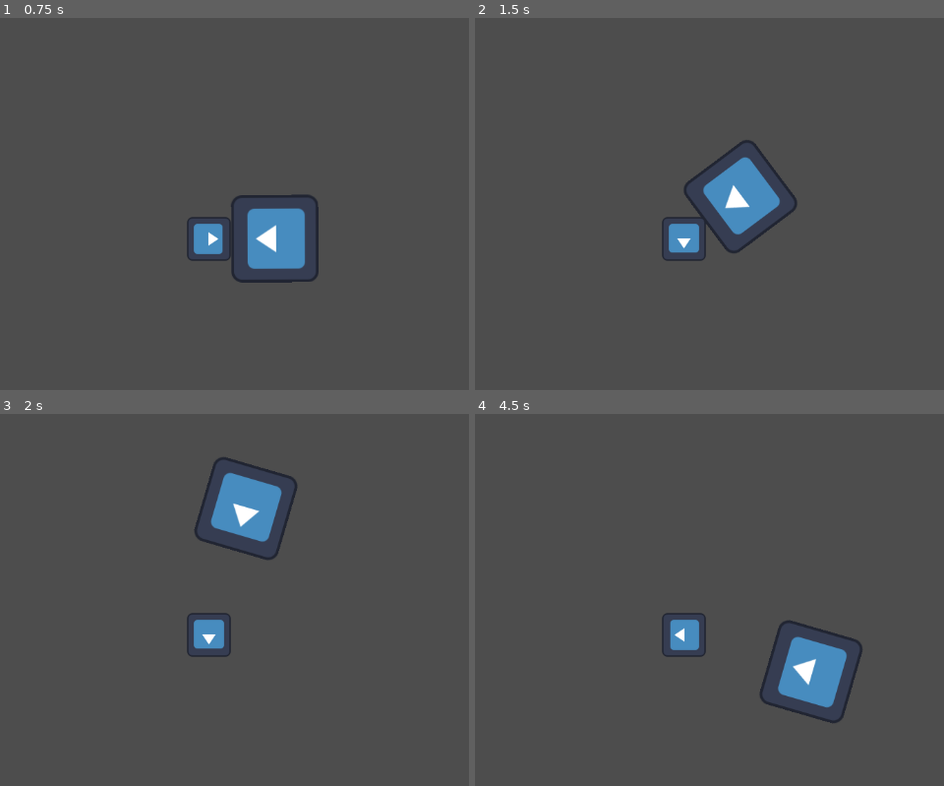
Above: before the commit, frames 1-4 (two rows, left to right).
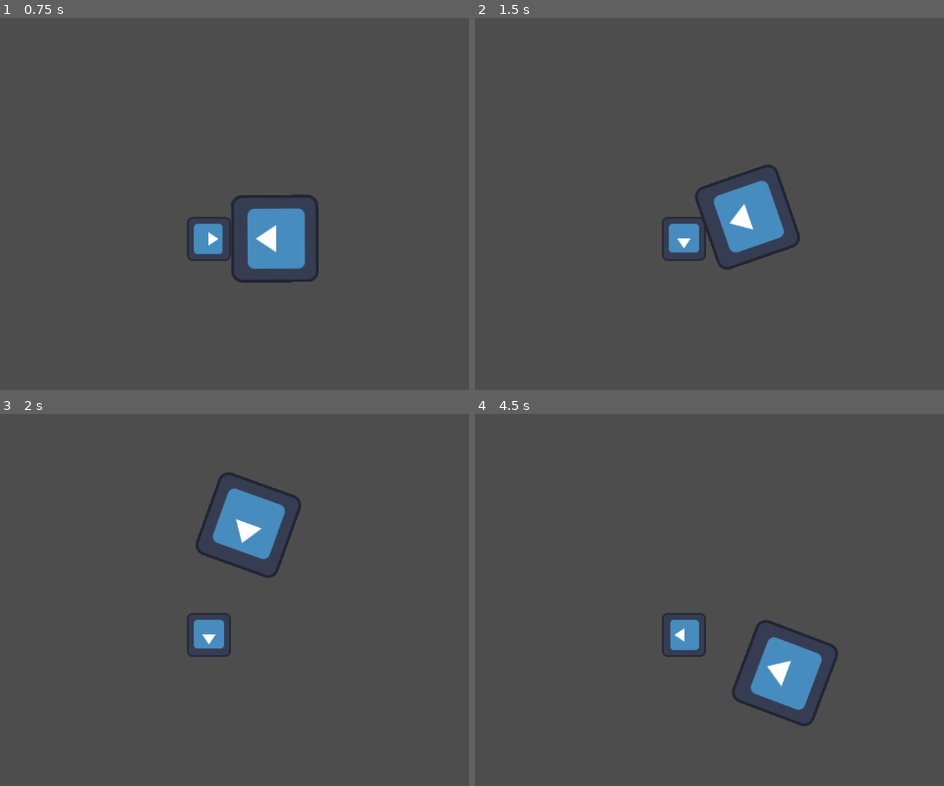
Above: after the commit, the same moments.

Repository: questionmark5482/Beat-Hunter
Game: Godot game, scene res://Scenes/stage.tscn
Same seed, same stepped clock (60 frames per second), same inputs: the game is played once before the commit and once after it. The engine's default icon, where the game draws it, is replaced by a stand-in: a white triangle on a blue panel in a dark square.
Inputs:
- Up to frame 1 (0.75 s): tap Enter at 0.5 s; hold Right (ui_right) from 0.53 s (still down); hold J (attack) from 0.53 s (still down)
- Up to frame 2 (1.5 s): tap Space (dance) at 0.8, 1.25, 1.35 s; release Right (ui_right) at 1.28 s; release J (attack) at 1.28 s; hold Down (ui_down) from 1.28 s (still down)
- Up to frame 3 (2 s): keep holding Down (ui_down); tap K (defend) at 1.55 s
- Up to frame 4 (4.5 s): release Down (ui_down) at 2.03 s; hold Right (ui_right) 2.03-2.78 s; hold K (defend) 2.03-2.78 s; tap L (dodge) at 2.3, 2.85 s; hold Up (ui_up) 2.78-3.53 s; tap J (attack) at 3.05 s; hold J (attack) 3.53-4.28 s; hold Left (ui_left) from 3.53 s (still down); tap Space (dance) at 3.8, 4.35 s

Frame 1 is identical in both runs. In frame 2, 2.8% of the frame differs, in the area x 44-70%, y 32-68%; in frame 3, 2.7%; in frame 4, 3.2%, in the area x 54-83%, y 55-84%.
Error before the commit: Invalid call. Nonexistent function 'is_on_beat' in base 'Node2D (Beats_manager)'. (res://Scripts/Player_state_machine.gd:90)

Commit message:
Input finished

Diff:
--- a/Custom resources/Attack0.tres
+++ b/Custom resources/Attack0.tres
@@ -9,3 +9,4 @@
 damage = 1
 range = 1.0
 angle = 0.0
+delay_beat = 1
--- a/Scripts/BeatsManager.gd
+++ b/Scripts/BeatsManager.gd
@@ -12,8 +12,8 @@
 var current_beat_time: float
 var previous_time = 0
 
-var input_tolerance: float = 1. / 8.   # in the unit of beat!
-var input_bias: float = 0              # in the unit of second!
+var input_tolerance: float = 1. / 6.   # in the unit of beat!
+var input_bias: float = 0.06              # in the unit of second!
 # If  on-beat_time - tolerance * beat_interval < input_time - bias < on-beat_time, then input_time is on beat
 
 signal beat_information(current_beat)
@@ -26,6 +26,8 @@
 	beat_timer.start()
 	start_time = Time.get_unix_time_from_system()
 	audio_player = get_node("AudioStreamPlayer")
+
+#	print(input_tolerance)
 
 
 
@@ -53,7 +55,7 @@
 # Callbacks
 func _on_timer_timeout():
 	current_beat += 1
-#	audio_player.play()
+	audio_player.play()
 	current_beat_time = Time.get_unix_time_from_system() - start_time
 #	print("Beat!")
 	beat_information.emit(current_beat)
--- a/Scripts/Player_state_machine.gd
+++ b/Scripts/Player_state_machine.gd
@@ -14,6 +14,7 @@
 var current_substate: String
 
 var input_beat: int = -2
+var input_locked: bool = false
 
 const STATE_RUN = "run"
 const STATE_DANCE = "dance"
@@ -51,8 +52,11 @@
 	# Connect signals:
 	health_bar.health_changed.connect(_on_health_changed)
 	weapon.fired.connect(_on_weapon_fired)
+	beats_manager.beat_information.connect(_on_beat)
+
 
 func _physics_process(delta):
+#	print(str(beats_manager.calculate_input_beat(Time.get_unix_time_from_system())))
 	match current_state:
 		STATE_RUN:
 			handle_run_state(delta)
@@ -86,25 +90,14 @@
 	pass
 
 func _input(event):
-	if event.is_action("dance") or event.is_action("attack") or event.is_action("defend") or event.is_action("dodge"):
-		if beats_manager.is_on_beat(Time.get_unix_time_from_system()):
-			match current_state:
-				STATE_RUN:
-					handle_run_state_input(event)
-				STATE_DANCE:
-					handle_dance_state_input(event)
-		else:
-			print("Input not on beat!")
-
-#	match current_state:
-#		STATE_RUN:
-#			handle_run_state_input(event)
-#		STATE_DANCE:
-##			handle_dance_state_input(event)
-
+	match current_state:
+		STATE_RUN:
+			handle_run_state_input(event)
+		STATE_DANCE:
+			handle_dance_state_input(event)
 
 func handle_run_state_input(event):
-	if event.is_action("dance"):
+	if event.is_action_pressed("dance"):
 #		print("Enter Dance State")
 		current_state = STATE_DANCE
 		current_substate = SUBSTATE_IDLE
@@ -113,20 +106,31 @@
 	if event.is_action_released("dance"):
 #		print("Exit Dance State")
 		current_state = STATE_RUN
-	match current_substate:
-		SUBSTATE_IDLE:
-			handle_idle_substate_input(event)
-		SUBSTATE_ATTACK:
-			handle_attack_substate_input(event)
-		SUBSTATE_DEFEND:
-			handle_defend_substate_input(event)
-		SUBSTATE_DODGE:
-			handle_dodge_substate_input(event)
+		return
+	if is_dance_input(event):
+		if input_locked:
+			print("Input locked!")
+			return
+		else:
+			input_beat = beats_manager.calculate_input_beat(Time.get_unix_time_from_system())
+			if input_beat == -1:
+				print("Dance input, not on beat!")
+				input_locked = true
+			else:
+				print("Dance input, on beat no. " + str(input_beat) + "!")
+				match current_substate:
+					SUBSTATE_IDLE:
+						handle_idle_substate_input(event)
+					SUBSTATE_ATTACK:
+						handle_attack_substate_input(event)
+					SUBSTATE_DEFEND:
+						handle_defend_substate_input(event)
+					SUBSTATE_DODGE:
+						handle_dodge_substate_input(event)
 
 func handle_idle_substate_input(event):
 	if event.is_action_pressed("attack"):
 		current_substate = SUBSTATE_ATTACK
-		print("starting attack")
 		weapon.start_attack(beats_manager.calculate_input_beat(Time.get_unix_time_from_system()))
 	if event.is_action_pressed("defend"):
 		current_substate = SUBSTATE_DEFEND
@@ -142,7 +146,11 @@
 func handle_dodge_substate_input(event):
 	pass
 
-
+func is_dance_input(event) -> bool:
+	if event.is_action_pressed("attack") or event.is_action_pressed("defend") or event.is_action_pressed("dodge"):
+		return true
+	else:
+		return false
 
 
 
@@ -152,3 +160,13 @@
 
 func _on_weapon_fired(damaged_bodies, damage):
 	current_substate = SUBSTATE_IDLE
+
+func _on_beat(current_beat):
+	input_locked = false
+#	print("current beat is " + str(current_beat))
+#	print_state_machine()
+	pass
+
+# Debug:
+func print_state_machine():
+	print("Current state is: " + current_state + ", current substate is: " + current_substate + ".")
--- a/Scripts/Resource scripts/Health_bar.gd
+++ b/Scripts/Resource scripts/Health_bar.gd
@@ -22,7 +22,7 @@
 func decrease_health(amount: int):
 	current_health -= amount
 	if current_health <= 0:
-		print("Health <= 0!")
+#		print("Health <= 0!")
 		current_health = 0
 	show_health_status()
 	health_changed.emit()
@@ -45,4 +45,5 @@
 		current_health = max_health
 
 func show_health_status():
-	print("Max Health = " + str(max_health) + ", Current Health = " + str(current_health))
+#	print("Max Health = " + str(max_health) + ", Current Health = " + str(current_health))
+	pass
--- a/Scripts/Weapon.gd
+++ b/Scripts/Weapon.gd
@@ -30,12 +30,15 @@
 	# Connect signals:
 	beats_manager.beat_information.connect(_on_beat)
 
+	print(str(attack_move.delay_beat))
+
 func _process(delta):
 	pass
 
 func start_attack(input_beat):
 	is_attacking = true
 	attack_beat = input_beat + attack_move.delay_beat
+#	print("Starting attack! Attacking on beat no. " + str(attack_beat) + ", current beat is no. " + str(input_beat))
 	pass
 
 func _on_beat(current_beat):
@@ -46,12 +49,12 @@
 
 func execute_attack():
 #	audio_player.play()
-	print(str(attack_move.attack_name) + "! Damage = " + str(attack_move.damage))
+#	print(str(attack_move.attack_name) + "! Damage = " + str(attack_move.damage))
 	damaged_bodies = attack_area.get_overlapping_bodies()
 	fired.emit(damaged_bodies, attack_move.damage)
 	pass
 
-
+# Callbacks:
 func _on_attack_timer_timeout():
 #	print("executing attack")
 #	execute_attack()
Not shown, changed: To-do List.txt
